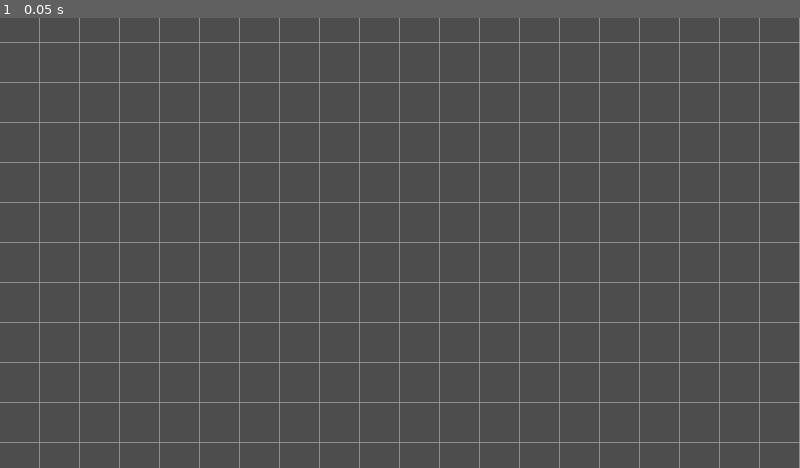
Above: before the commit, frame 1.
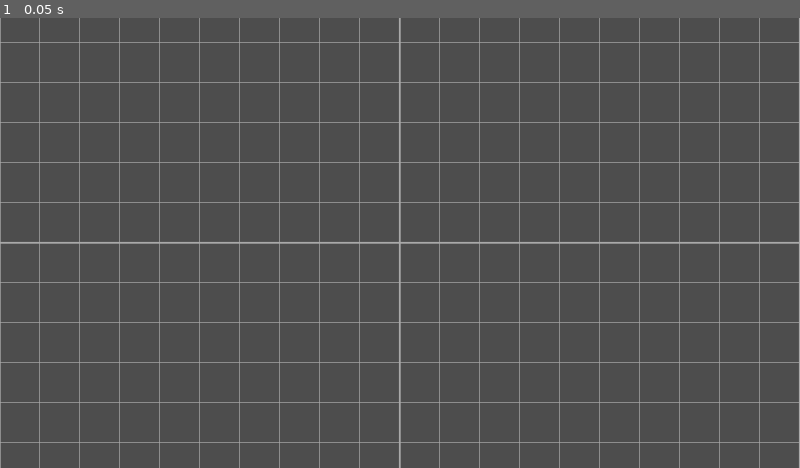
Above: after the commit, the same moment.

Repository: uread-cvg-detection-simulator/detection-simulator
Game: Godot game, scene res://simulation_scenes/editor.tscn
Same seed, same stepped clock (60 frames per second), same inputs: the game is played once before the commit and once after it.
Inputs:
- Up to frame 1 (0.05 s): no input

The runs differ from the first frame. In frame 1, 0.9% of the frame differs, in the area x 0-100%, y 0-100%.

Commit message:
feat: add thick grid lines every 10

Diff:
--- a/detection-simulator/simulation_scenes/grid.gd
+++ b/detection-simulator/simulation_scenes/grid.gd
@@ -10,15 +10,15 @@
 
 func _draw():
 	if on:
-		var size = get_viewport_rect().size * camera.zoom / 2
+		var size = camera.get_viewport_rect().size * camera.zoom / 2
 
 		var camera_position = camera.position
 
 		for i in range(int((camera_position.x - size.x) / grid_size) - 1, int((size.x + camera_position.x) / grid_size) + 1):
-			draw_line(Vector2(i * grid_size, camera_position.y + size.y + 100), Vector2(i * grid_size, camera_position.y - size.y - 100), grid_colour)
+			draw_line(Vector2(i * grid_size, camera_position.y + size.y + 100), Vector2(i * grid_size, camera_position.y - size.y - 100), grid_colour, 3.0 if (i % 10 == 0) else 1.0)
 
 		for i in range(int((camera_position.y - size.y) / grid_size) - 1, int((size.y + camera_position.y) / grid_size) + 1):
-			draw_line(Vector2(camera_position.x + size.x + 100, i * grid_size), Vector2(camera_position.x - size.x - 100, i * grid_size), grid_colour)
+			draw_line(Vector2(camera_position.x + size.x + 100, i * grid_size), Vector2(camera_position.x - size.x - 100, i * grid_size), grid_colour, 3.0 if (i % 10 == 0) else 1.0)
 
 func _ready():
 	camera.connect("camera_moved", self._on_camera_change)
